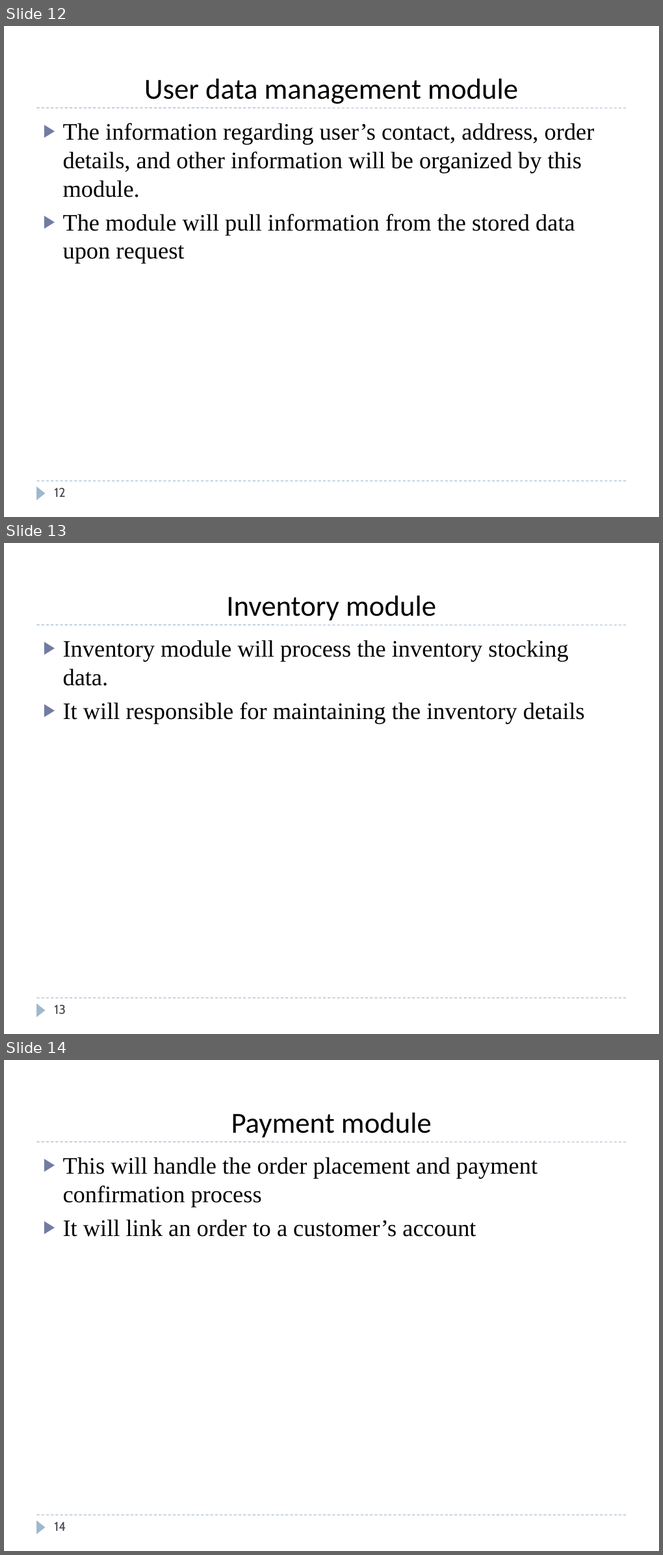
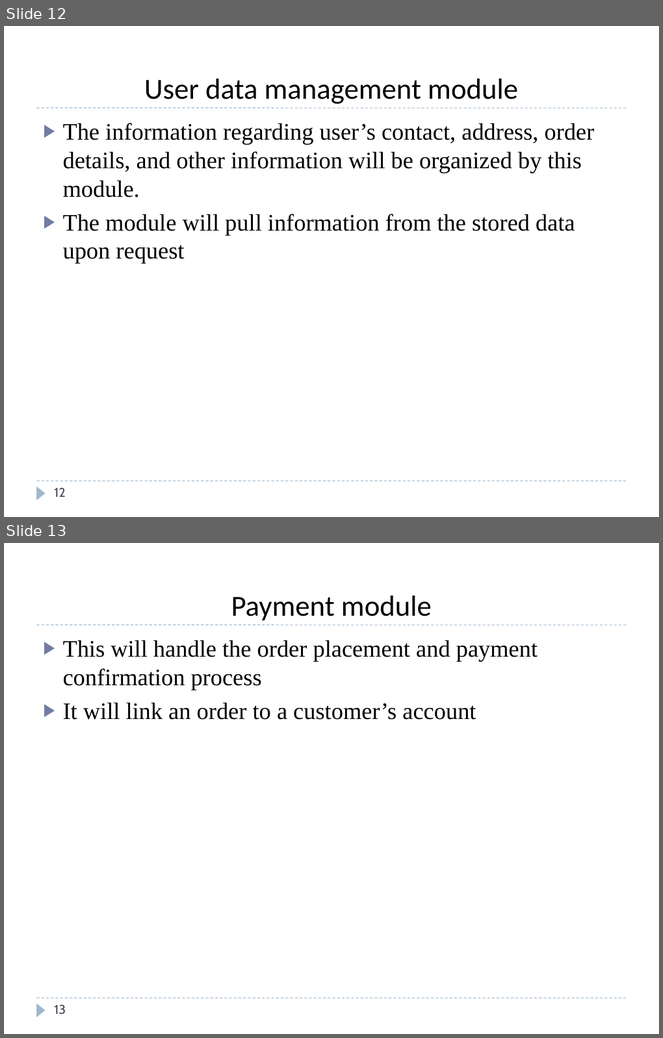
Before and after one commit to Easwer-ALU/ADP-project, a slide deck: ADP-PROJECT-PPT-TEMPLATE.pptx. Shown one above the other, each under a label of ours: slides 12, 13 and 14 before the commit, slides 12 and 13 after it. The pictures are 663x1555 and 663x1038 pixels, drawn with LibreOffice and Linux fonts; fonts in the diff are those of the drawing. Boxes give left, top, right and bottom in pixels: in the first picture for what was removed or moved away, otherwise in the second. Text is boxed around its words. In the diff, an @@ line names an element or a change of style, - is before the commit and + after.

```diff
--- a/ADP-PROJECT-PPT-TEMPLATE.pptx
+++ b/ADP-PROJECT-PPT-TEMPLATE.pptx
@@ slide 13 removed at (4,543,659,1034), background #FFFFFF; not listed: 3 template elements that a slide beside it also shows @@
@@ title removed at (226,596,436,621) @@
-Inventory module
@@ text removed at (63,640,585,724) @@
-▶ Inventory module will process the inventory stocking data.
-▶ It will responsible for maintaining the inventory details
@@ page number removed at (54,1005,66,1015) @@
-13
@@ what was slide 14 is now slide 13 @@
@@ page number at (54,1005,66,1015): text changed @@
-14
+13
```
Also in this commit, not shown: 3 slides changed, 1 slide added, 1 other slide removed, 5 other files.
